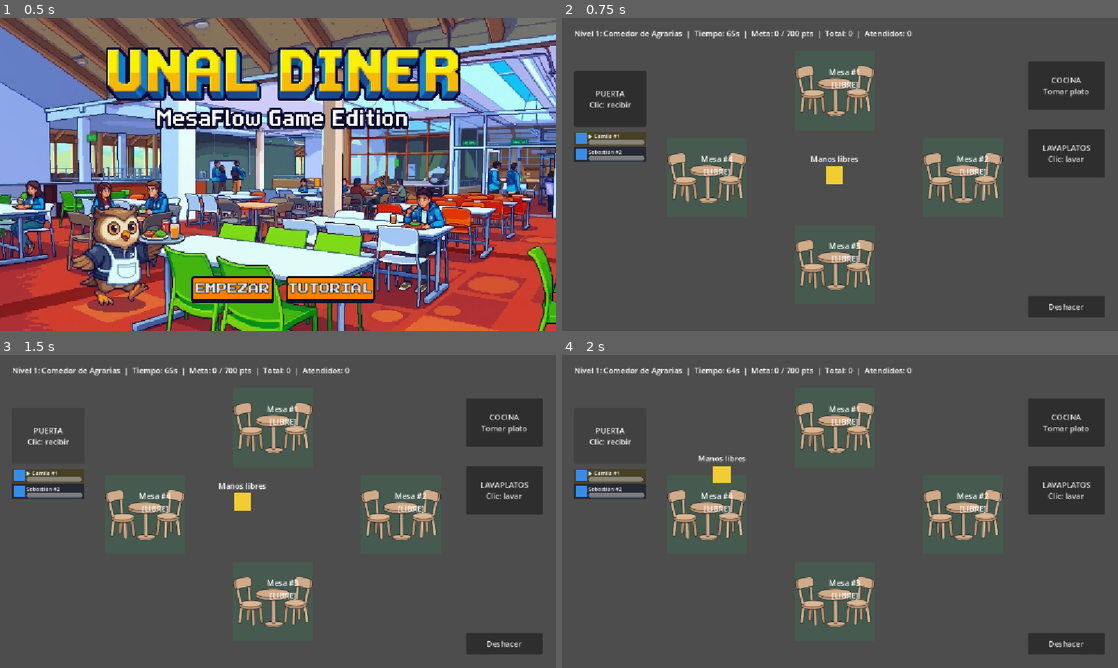
Above: before the commit, frames 1-4 (two rows, left to right).
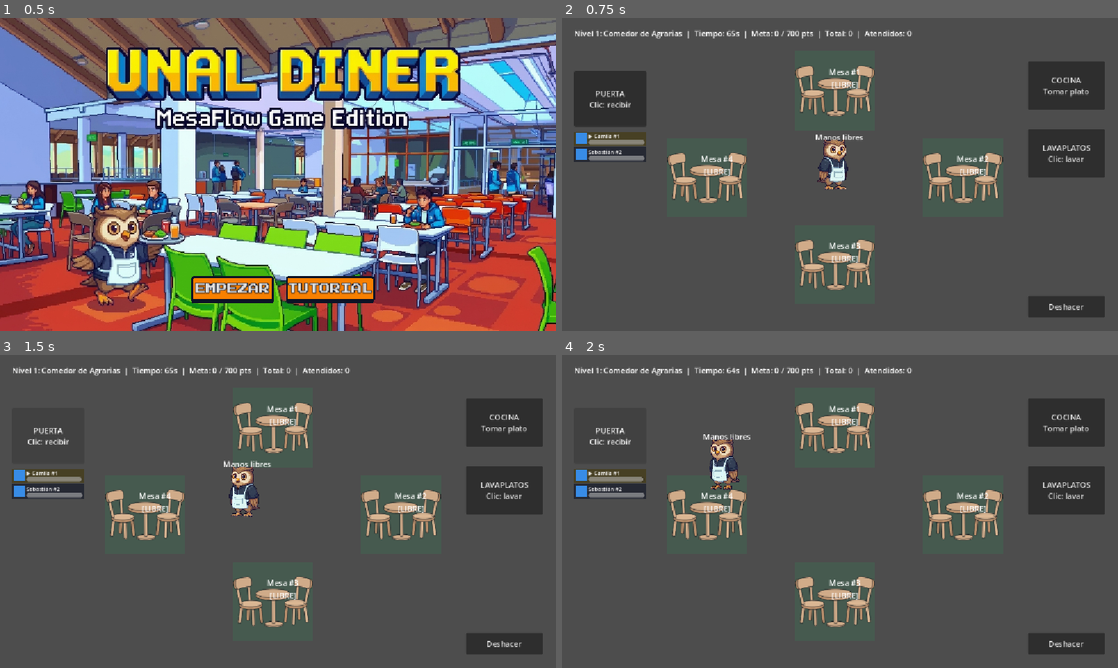
Above: after the commit, the same moments.

Repository: Alejandrox27/unal-diner-mesaflow
Game: Godot game, scene res://scenes/MenuPrincipal.tscn
Two runs of this game, one before a commit and one after it. Both use one fixed random seed, a clock stepped at 60 frames per second and the inputs below. The engine's default icon, where the game draws it, is replaced by a stand-in: a white triangle on a blue panel in a dark square.
Inputs:
- Up to frame 1 (0.5 s): no input
- Up to frame 2 (0.75 s): click "EMPEZAR" at 0.5 s
- Up to frame 3 (1.5 s): click "PUERTA Clic: recibir" at 1.25 s
- Up to frame 4 (2 s): no input

Frame 1 is identical in both runs. In frame 2, 0.8% of the frame differs, in the area x 44-55%, y 37-55%; in frame 3, 0.8%, in the area x 39-49%, y 33-52%; in frame 4, 0.8%.

Commit message:
Agregar BUHO ERGUIDO, BUHO CON ALA LEVANTADA, PLATOS SUCIOS Y PLATO DE COMIDA

Diff:
--- a/scenes/Mesero.tscn
+++ b/scenes/Mesero.tscn
@@ -1,8 +1,31 @@
 [gd_scene format=3 uid="uid://cjqteyqvhmuu6"]
 
 [ext_resource type="Script" uid="uid://cuxrj841sca4n" path="res://scripts/ui/mesero.gd" id="1_rm7cv"]
+[ext_resource type="Texture2D" uid="uid://mi8gt7d77kse" path="res://assets/sprites/buho_quieto.png" id="2_qopr8"]
+[ext_resource type="Texture2D" uid="uid://bgntt8usjmht3" path="res://assets/sprites/plato_comida.png" id="3_kjnv1"]
+[ext_resource type="Texture2D" uid="uid://dmydnej1tw752" path="res://assets/sprites/buho_ala_levantada.png" id="3_s1o6c"]
+[ext_resource type="Texture2D" uid="uid://bs3tteprub1rc" path="res://assets/sprites/Plato_sucio.png" id="4_s1o6c"]
 
 [sub_resource type="CircleShape2D" id="CircleShape2D_u5bk5"]
+
+[sub_resource type="SpriteFrames" id="SpriteFrames_u5bk5"]
+animations = [{
+"frames": [{
+"duration": 1.0,
+"texture": ExtResource("2_qopr8")
+}],
+"loop": 1,
+"name": &"quieto",
+"speed": 5.0
+}, {
+"frames": [{
+"duration": 1.0,
+"texture": ExtResource("3_s1o6c")
+}],
+"loop": 1,
+"name": &"quieto_cargando",
+"speed": 5.0
+}]
 
 [node name="Mesero" type="CharacterBody2D" unique_id=967395656]
 script = ExtResource("1_rm7cv")
@@ -10,32 +33,43 @@
 [node name="CollisionShape2D" type="CollisionShape2D" parent="." unique_id=64432686]
 shape = SubResource("CircleShape2D_u5bk5")
 
-[node name="Cuerpo" type="ColorRect" parent="." unique_id=247122565]
-offset_left = -18.0
-offset_top = -18.0
-offset_right = 18.0
-offset_bottom = 18.0
+[node name="AnimatedSprite2D" type="AnimatedSprite2D" parent="." unique_id=1345590505]
+texture_filter = 1
+position = Vector2(0, -20)
+scale = Vector2(0.24, 0.24)
+sprite_frames = SubResource("SpriteFrames_u5bk5")
+animation = &"quieto"
+
+[node name="PlatoComida" type="Sprite2D" parent="AnimatedSprite2D" unique_id=1713445330]
+visible = false
+position = Vector2(174.99998, -99.99999)
+scale = Vector2(0.356, 0.294)
+texture = ExtResource("3_kjnv1")
+
+[node name="PlatoSucio1" type="Sprite2D" parent="AnimatedSprite2D" unique_id=16864448]
+visible = false
+texture_filter = 1
+position = Vector2(174.99998, -104.16666)
+scale = Vector2(0.35399997, 0.294)
+texture = ExtResource("4_s1o6c")
+
+[node name="PlatoSucio2" type="Sprite2D" parent="AnimatedSprite2D" unique_id=97457135]
+visible = false
+texture_filter = 1
+position = Vector2(174.99998, -112.5)
+scale = Vector2(0.35399997, 0.294)
+texture = ExtResource("4_s1o6c")
+
+[node name="PlatoSucio3" type="Sprite2D" parent="AnimatedSprite2D" unique_id=1532533058]
+visible = false
+texture_filter = 1
+position = Vector2(175, -120.83333)
+scale = Vector2(0.35399997, 0.294)
+texture = ExtResource("4_s1o6c")
 
 [node name="EtiquetaMano" type="Label" parent="." unique_id=751689679]
-offset_left = -75.0
-offset_top = -45.0
-offset_right = 75.0
-offset_bottom = -20.0
+offset_left = -65.0
+offset_top = -90.0
+offset_right = 85.0
+offset_bottom = -65.0
 horizontal_alignment = 1
-
-[node name="SpritePersonaje" type="Sprite2D" parent="." unique_id=1587283995]
-
-[node name="Plato1" type="ColorRect" parent="." unique_id=1128247661]
-offset_right = 14.0
-offset_bottom = 8.0
-offset_transform_position = Vector2(20, -6)
-
-[node name="Plato2" type="ColorRect" parent="." unique_id=2021742818]
-offset_right = 14.0
-offset_bottom = 8.0
-offset_transform_position = Vector2(20, -16)
-
-[node name="Plato3" type="ColorRect" parent="." unique_id=679114837]
-offset_right = 14.0
-offset_bottom = 8.0
-offset_transform_position = Vector2(20, -26)
--- a/scripts/ui/mesero.gd
+++ b/scripts/ui/mesero.gd
@@ -7,28 +7,24 @@
 
 @export var velocidad: float = 360.0
 
-# Ranuras listas para arrastrar los sprites reales (.png) en el Inspector cuando los tengan
-@export_group("Sprites del Mesero")
-@export var textura_libre: Texture2D
-@export var textura_con_comida: Texture2D
-@export var textura_1_plato_sucio: Texture2D
-@export var textura_2_platos_sucios: Texture2D
-@export var textura_3_platos_sucios: Texture2D
-
-@onready var cuerpo_visual: ColorRect = $Cuerpo
-@onready var sprite_personaje: Sprite2D = $SpritePersonaje
-@onready var plato_1: ColorRect = $Plato1
-@onready var plato_2: ColorRect = $Plato2
-@onready var plato_3: ColorRect = $Plato3
+@onready var animacion: AnimatedSprite2D = $AnimatedSprite2D
+@onready var plato_comida: Sprite2D = $AnimatedSprite2D/PlatoComida
+@onready var plato_sucio_1: Sprite2D = $AnimatedSprite2D/PlatoSucio1
+@onready var plato_sucio_2: Sprite2D = $AnimatedSprite2D/PlatoSucio2
+@onready var plato_sucio_3: Sprite2D = $AnimatedSprite2D/PlatoSucio3
 @onready var etiqueta_mano: Label = $EtiquetaMano
 
 var destino: Vector2
 var moviendose: bool = false
 var accion_pendiente: Dictionary = {}
+var offset_x_platos: float = 0.0
+var esta_cargando: bool = false
 
 func _ready() -> void:
 	destino = global_position
+	offset_x_platos = plato_comida.position.x
 	cambiar_estado_visual(EstadoVisual.LIBRE, "Manos libres")
+	_reproducir_animacion("quieto")
 
 func ir_a(punto: Vector2, accion: Dictionary = {}) -> void:
 	destino = punto
@@ -37,6 +33,7 @@
 
 func _physics_process(_delta: float) -> void:
 	if not moviendose:
+		_reproducir_animacion("quieto")
 		return
 
 	var distancia := global_position.distance_to(destino)
@@ -44,6 +41,7 @@
 		global_position = destino
 		velocity = Vector2.ZERO
 		moviendose = false
+		_reproducir_animacion("quieto")
 		var accion_ejecutar := accion_pendiente.duplicate()
 		accion_pendiente.clear()
 		if not accion_ejecutar.is_empty():
@@ -51,54 +49,76 @@
 	else:
 		var direccion := global_position.direction_to(destino)
 		velocity = direccion * velocidad
+		_actualizar_orientacion_y_animacion(direccion)
 		move_and_slide()
 
-func cambiar_estado_visual(estado: EstadoVisual, texto: String) -> void:
-	etiqueta_mano.text = texto
+func _actualizar_orientacion_y_animacion(direccion: Vector2) -> void:
+	if abs(direccion.x) >= abs(direccion.y):
+		if direccion.x < 0:
+			animacion.flip_h = true
+			_actualizar_lado_platos(-1.0)
+		elif direccion.x > 0:
+			animacion.flip_h = false
+			_actualizar_lado_platos(1.0)
+		_reproducir_animacion("caminar")
+	else:
+		if direccion.y < 0:
+			_reproducir_animacion("caminar_arriba")
+		else:
+			_reproducir_animacion("caminar_abajo")
 
-	var usa_sprites := (textura_libre != null)
-	cuerpo_visual.visible = not usa_sprites
-	sprite_personaje.visible = usa_sprites
+func _reproducir_animacion(base: String) -> void:
+	if not animacion.sprite_frames:
+		return
+
+	# Si lleva platos, busca primero la versión "_cargando" (ej. "quieto_cargando")
+	var nombre_objetivo := base + "_cargando" if esta_cargando else base
+
+	if animacion.sprite_frames.has_animation(nombre_objetivo):
+		if animacion.animation != nombre_objetivo or not animacion.is_playing():
+			animacion.play(nombre_objetivo)
+	elif animacion.sprite_frames.has_animation(base):
+		if animacion.animation != base or not animacion.is_playing():
+			animacion.play(base)
+	else:
+		var fallback := "quieto_cargando" if (esta_cargando and animacion.sprite_frames.has_animation("quieto_cargando")) else "quieto"
+		if animacion.sprite_frames.has_animation(fallback) and animacion.animation != fallback:
+			animacion.play(fallback)
+
+func _actualizar_lado_platos(signo: float) -> void:
+	var pos_x := absf(offset_x_platos) * signo
+	plato_comida.position.x = pos_x
+	plato_sucio_1.position.x = pos_x
+	plato_sucio_2.position.x = pos_x
+	plato_sucio_3.position.x = pos_x
+
+func cambiar_estado_visual(estado: EstadoVisual, texto: String = "") -> void:
+	if etiqueta_mano:
+		etiqueta_mano.text = texto
+
+	plato_comida.visible = false
+	plato_sucio_1.visible = false
+	plato_sucio_2.visible = false
+	plato_sucio_3.visible = false
 
 	match estado:
 		EstadoVisual.LIBRE:
-			cuerpo_visual.color = Color(0.95, 0.80, 0.20)
-			plato_1.visible = false
-			plato_2.visible = false
-			plato_3.visible = false
-			if textura_libre: sprite_personaje.texture = textura_libre
+			esta_cargando = false
+		EstadoVisual.CON_COMIDA:
+			esta_cargando = true
+			plato_comida.visible = true
+		EstadoVisual.SUCIOS_1:
+			esta_cargando = true
+			plato_sucio_1.visible = true
+		EstadoVisual.SUCIOS_2:
+			esta_cargando = true
+			plato_sucio_1.visible = true
+			plato_sucio_2.visible = true
+		EstadoVisual.SUCIOS_3:
+			esta_cargando = true
+			plato_sucio_1.visible = true
+			plato_sucio_2.visible = true
+			plato_sucio_3.visible = true
 
-		EstadoVisual.CON_COMIDA:
-			cuerpo_visual.color = Color(0.95, 0.45, 0.15)
-			plato_1.visible = not usa_sprites
-			plato_1.color = Color(0.20, 0.85, 0.40)
-			plato_2.visible = false
-			plato_3.visible = false
-			if textura_con_comida: sprite_personaje.texture = textura_con_comida
-
-		EstadoVisual.SUCIOS_1:
-			cuerpo_visual.color = Color(0.60, 0.45, 0.32)
-			plato_1.visible = not usa_sprites
-			plato_1.color = Color(0.88, 0.88, 0.88)
-			plato_2.visible = false
-			plato_3.visible = false
-			if textura_1_plato_sucio: sprite_personaje.texture = textura_1_plato_sucio
-
-		EstadoVisual.SUCIOS_2:
-			cuerpo_visual.color = Color(0.48, 0.34, 0.22)
-			plato_1.visible = not usa_sprites
-			plato_1.color = Color(0.88, 0.88, 0.88)
-			plato_2.visible = not usa_sprites
-			plato_2.color = Color(0.78, 0.78, 0.78)
-			plato_3.visible = false
-			if textura_2_platos_sucios: sprite_personaje.texture = textura_2_platos_sucios
-
-		EstadoVisual.SUCIOS_3:
-			cuerpo_visual.color = Color(0.35, 0.22, 0.14) # Café oscuro: pila llena (3/3)
-			plato_1.visible = not usa_sprites
-			plato_1.color = Color(0.88, 0.88, 0.88)
-			plato_2.visible = not usa_sprites
-			plato_2.color = Color(0.78, 0.78, 0.78)
-			plato_3.visible = not usa_sprites
-			plato_3.color = Color(0.68, 0.68, 0.68)
-			if textura_3_platos_sucios: sprite_personaje.texture = textura_3_platos_sucios
+	# Actualiza la pose al instante aunque el mesero esté quieto frente a la cocina o mesa
+	_reproducir_animacion("caminar" if moviendose else "quieto")
Binary file added: assets/sprites/PIE-IZQUIERDO.png
Not shown, added: assets/sprites/PIE-IZQUIERDO.png.import
Binary file added: assets/sprites/Plato_sucio.png
Not shown, added: assets/sprites/Plato_sucio.png.import
Binary file added: assets/sprites/buho_ala_levantada.png
Not shown, added: assets/sprites/buho_ala_levantada.png.import
Binary file added: assets/sprites/buho_quieto.png
Not shown, added: assets/sprites/buho_quieto.png.import
Binary file added: assets/sprites/plato_comida.png
Not shown, added: assets/sprites/plato_comida.png.import
